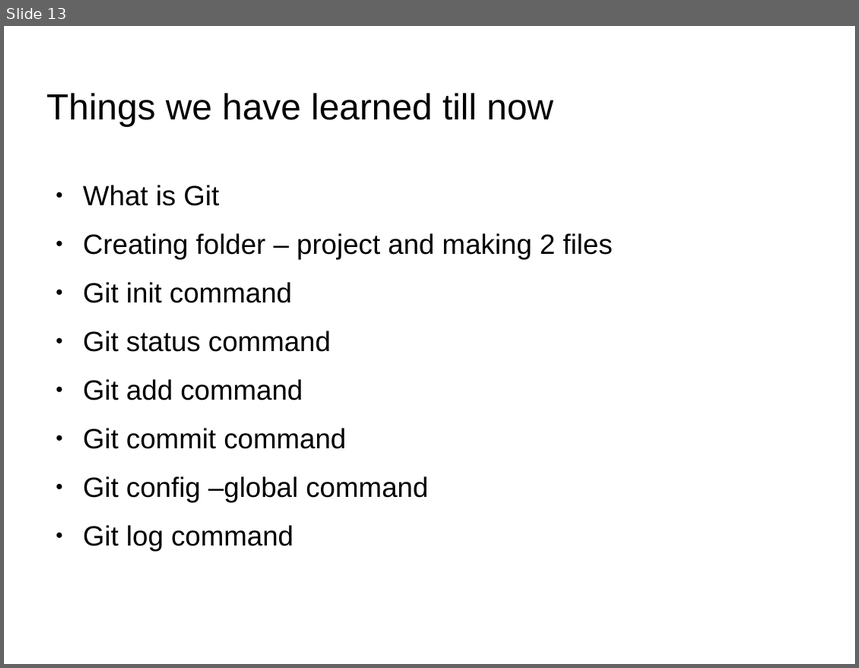
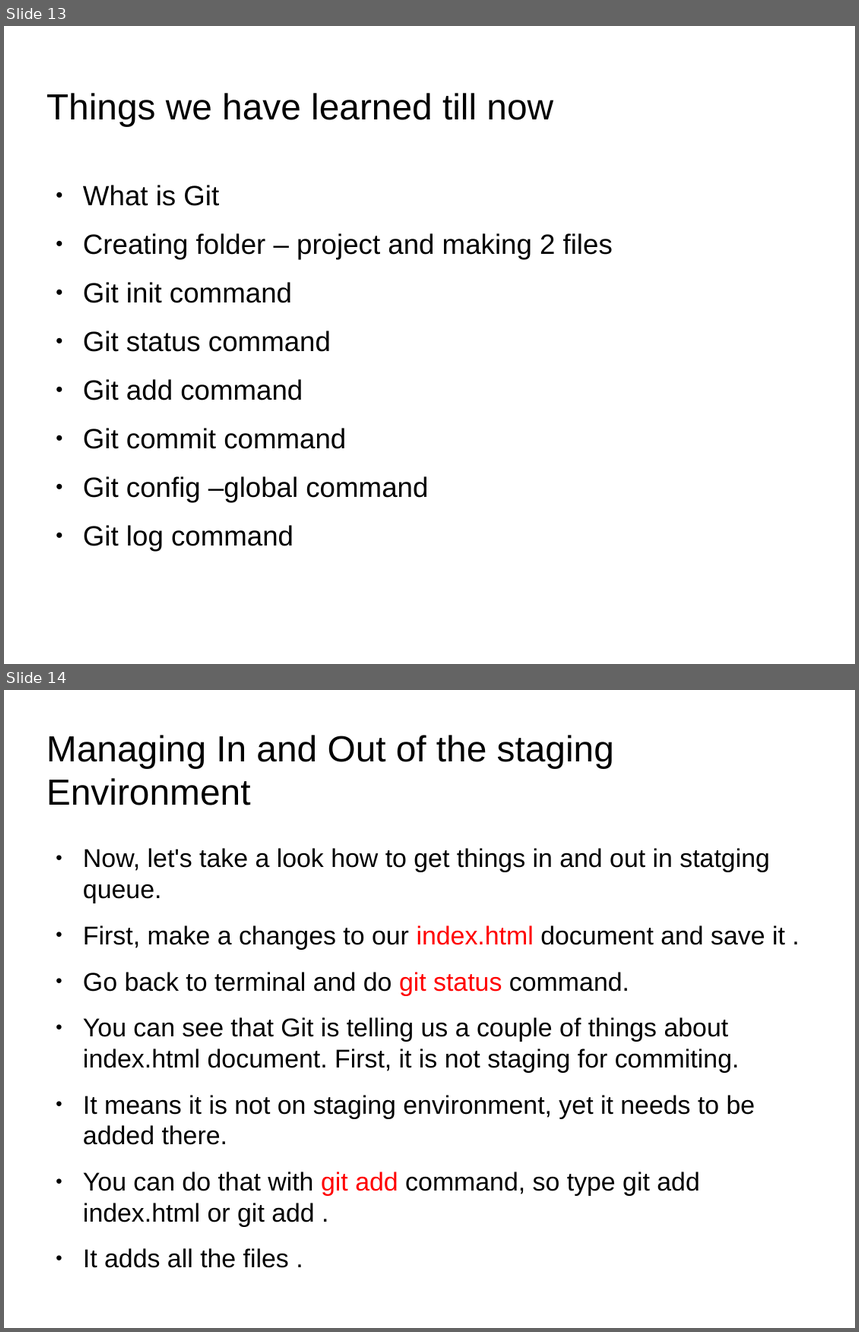
Before and after one commit to anumsh/Learning-Git-and-Github, a slide deck: git_and_GitHub.odp. Shown one above the other, each under a label of ours: slide 13 before the commit, slides 13 and 14 after it. The pictures are 859x668 and 859x1332 pixels, drawn with LibreOffice and Linux fonts; fonts in the diff are those of the drawing; background and template pictures are left out. Boxes give left, top, right and bottom in pixels: in the first picture for what was removed or moved away, otherwise in the second. Text is boxed around its words. In the diff, an @@ line names an element or a change of style, - is before the commit and + after.

Commit message:
feat: adding new command in slide - git checkout

```diff
--- a/git_and_GitHub.odp
+++ b/git_and_GitHub.odp
@@ slide 14 added at box(4, 690, 855, 1328), background picture (left out) @@
@@ title added at box(47, 735, 614, 806), 33.9 pt, text #000000 @@
+Managing In and Out of the staging Environment
@@ text added at box(83, 848, 785, 1227), 24.1 pt, text #000000 @@
+● Now, let's take a look how to get things in and out in statging queue.
+● First, make a changes to our index.html document and save it .
+● Go back to terminal and do git status command.
+● You can see that Git is telling us a couple of things about index.html document. First, it is not staging for commiting.
+● It means it is not on staging environment, yet it needs to be added there.
+● You can do that with git add command, so type git add index.html or git add .
+● It adds all the files .
```
Also in this commit, not shown: 3 other slides added.
